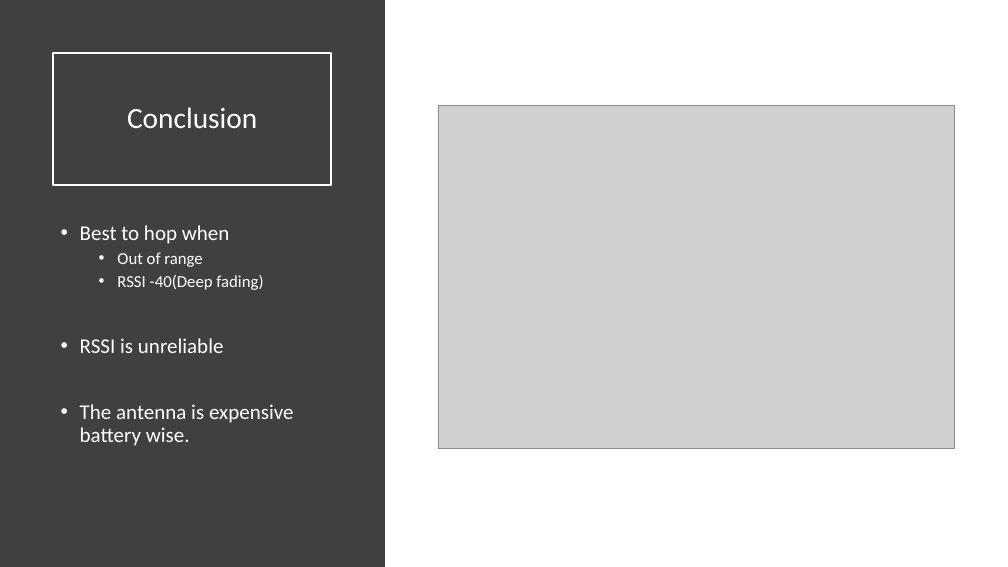
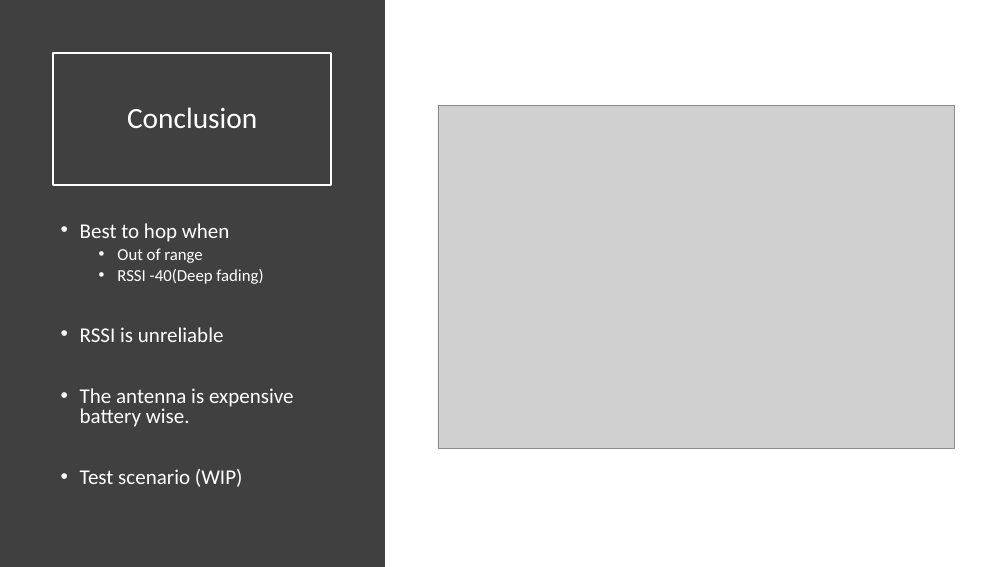
Before and after one commit to entvex/Wireless-Sensor-Networks, a slide deck: slide 12 of Hop or not to hop.pptx (slide 11 before the commit). Drawn at 1008x567 pixels with LibreOffice and Linux fonts; fonts in the diff are those of the drawing; grey boxes stand for pictures. Boxes give left, top, right and bottom in pixels: in the first picture for what was removed or moved away, otherwise in the second. Text is boxed around its words. In the diff, an @@ line names an element or a change of style, - is before the commit and + after.

```diff
--- a/Hop or not to hop.pptx
+++ b/Hop or not to hop.pptx
@@ text at [80,223,294,427]: line spacing 0.9 to 0.8 @@
@@ text at [80,469,243,487]: paragraph added @@
+• Test scenario (WIP)
```
Also in this commit, not shown: 2 other slides changed, 1 slide added, 1 other file.
